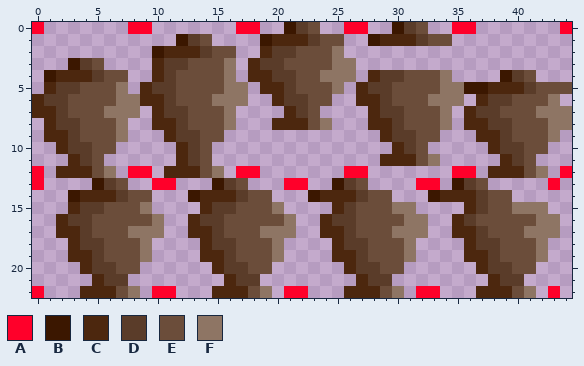
Pixel-art sprite, stored at StoneOfAdventure_2019_UnityProject/Assets/Sprites/Urn/urn.png. Above, as it was before the edit.
The file is 45x23 pixels.
Palette (. is transparent): A #ff002a  B #3b1700  C #4c270e  D #5a3c29  E #6b4d3a  F #8e7564
Pixels before, first column x 0:
 0 A.......AA.......AA..BDE..AA..BDE..AA.......A
 1 ............BDE....BCCCDEE..BCCCDEE..........
 2 ..........BCCCDEE..CDDEEEF...................
 3 ...BDE....CDDEEEF.CDDEEEEFF..................
 4 .BCCCDEE..CDEEEEF.CCDDEEFFF.CDDEEEF....BDE...
 5 .CDDEEEF.CDDEEEEFF.CCDEEEF.CDDEEEEFFBBCCCDEEE
 6 CDDEEEEFFCCDEEEFFF..CDDEE..CCDEEEFFF.CDDEEEF.
 7 CCDEEEFFF.CDDEEEF....CDE....CDDEEEF.CDDEEEFFF
 8 .CDDEEEF..CCDEEEF...CCCEF...CCDEEEF.CCDDEEEFF
 9 .CCDEEEF...CDDEE.............CDDEE...CCDEEEF.
10 ..CDDEE.....CDE...............CDE.....CDDEE..
11 ...CDE......CDE..............CCCEF.....CDE...
12 A.CCCEF.AA.CCCEF.AA.......AA.......AA.CCCEF.A
13 A....BDE..AA...BDE...AA..BDE....AA.BDE.....A.
14 ...BCCCDEE...BCCCDEE...BCCCDEE...BCCCDEE.....
15 ...CDDEEEF....CDDEEEF....CDEEEFF....CDEEFFF..
16 ..CDDEEEEEF..CDDEEEEEF..CDDEEEEFF..CDEEEEEFF.
17 ..CCDEEEFFF..CCDEEEFFF..CCDEEEFFF..CCDEEEFFF.
18 ...CDDEEEF....CDDEEEF....CDDEEEF....CDDEEEF..
19 ...CCDEEEF....CCDEEEF....CCDEEEF....CCDEEEF..
20 ....CDDEE......CDDEE......CDDEE......CDDEE...
21 .....CDD........CDD........CDD........CDD....
22 A...CCCEF.AA...CCCEF.AA...CCCEF.AA...CCCEF.A.
The result:
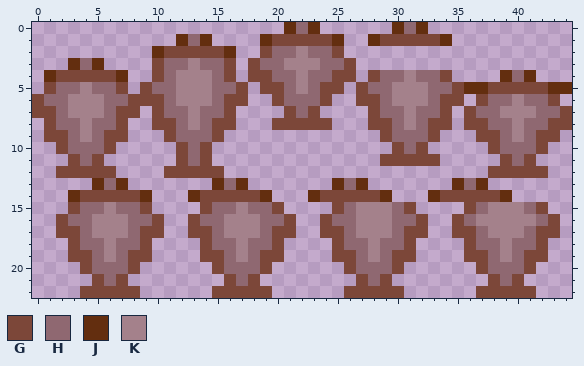
Colours new in this view: G #7c4739  H #8f6871  J #632e0f  K #a4818b
Edits made:
Changed rows in their new state; - is an unchanged pixel.
first column x 0:
 0 .-------..-------..--JHJ--..--JHJ--..-------.
 1 ------------JHJ----JGGGGGJ--JGGGGGJ----------
 2 ----------JGGGGGJ--GHHKHHG-------------------
 3 ---JHJ----GHHKHHG-GHHKKKHHG------------------
 4 -JGGGGGJ--GHKKKHG-GGHHKHHGG-GHHKHHG----JHJ---
 5 -GHHKHHG-GHHKKKHHG-GGHKHGG-GHHKKKHHGJJGGGGGJJ
 6 GHHKKKHHGGGHKKKHGG--GHHHG--GGHKKKHGG-GHHKHHG-
 7 GGHKKKHGG-GHHKHHG----GHG----GHHKHHG-GHHKKKHHG
 8 -GHHKHHG--GGHKHGG---GGGGG---GGHKHGG-GGHHKHHGG
 9 -GGHKHGG---GHHHG-------------GHHHG---GGHKHGG-
10 --GHHHG-----GHG---------------GHG-----GHHHG--
11 ---GHG------GHG--------------GGGGG-----GHG---
12 .-GGGGG-..-GGGGG-..-------..-------..-GGGGG-.
13 .----JHJ--..---JHJ---..--JHJ----..-JHJ-----.-
14 ---JGGGGGJ---JGGGGGJ---JGGGGGJ---JGGGGGJ-----
15 ---GHHKHHG----GHHKHHG----GHKKKHG----GHKKKHG--
16 --GHHKKKHHG--GHHKKKHHG--GHHKKKHHG--GHKKKKKHG-
17 --GGHKKKHGG--GGHKKKHGG--GGHKKKHGG--GGHKKKHGG-
18 ---GHHKHHG----GHHKHHG----GHHKHHG----GHHKHHG--
19 ---GGHKHGG----GGHKHGG----GGHKHGG----GGHKHGG--
20 ----GHHHG------GHHHG------GHHHG------GHHHG---
21 -----GHG--------GHG--------GHG--------GHG----
22 .---GGGGG-..---GGGGG-..---GGGGG-..---GGGGG-.-
Where, in picture pixels (left, top, right, bottom), the same in both pictures:
changed: (32, 22, 572, 298)
